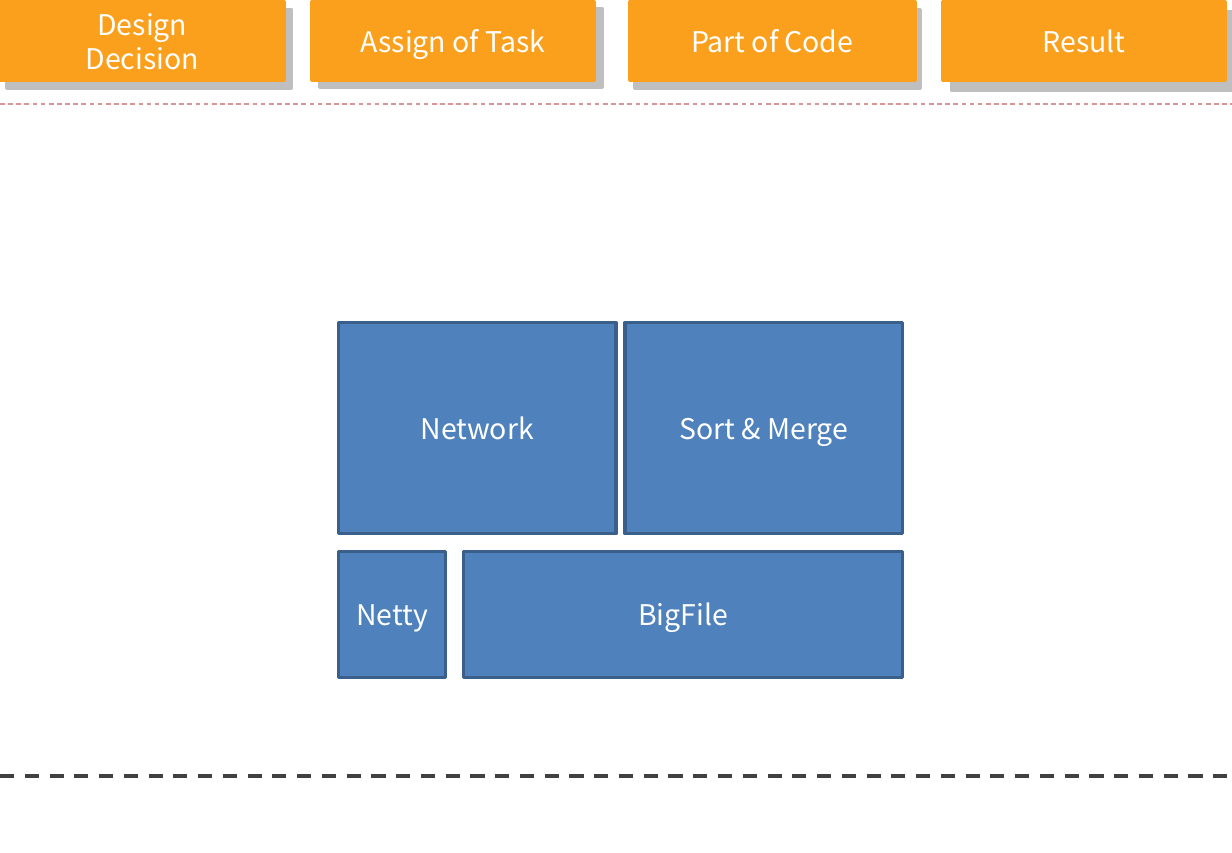
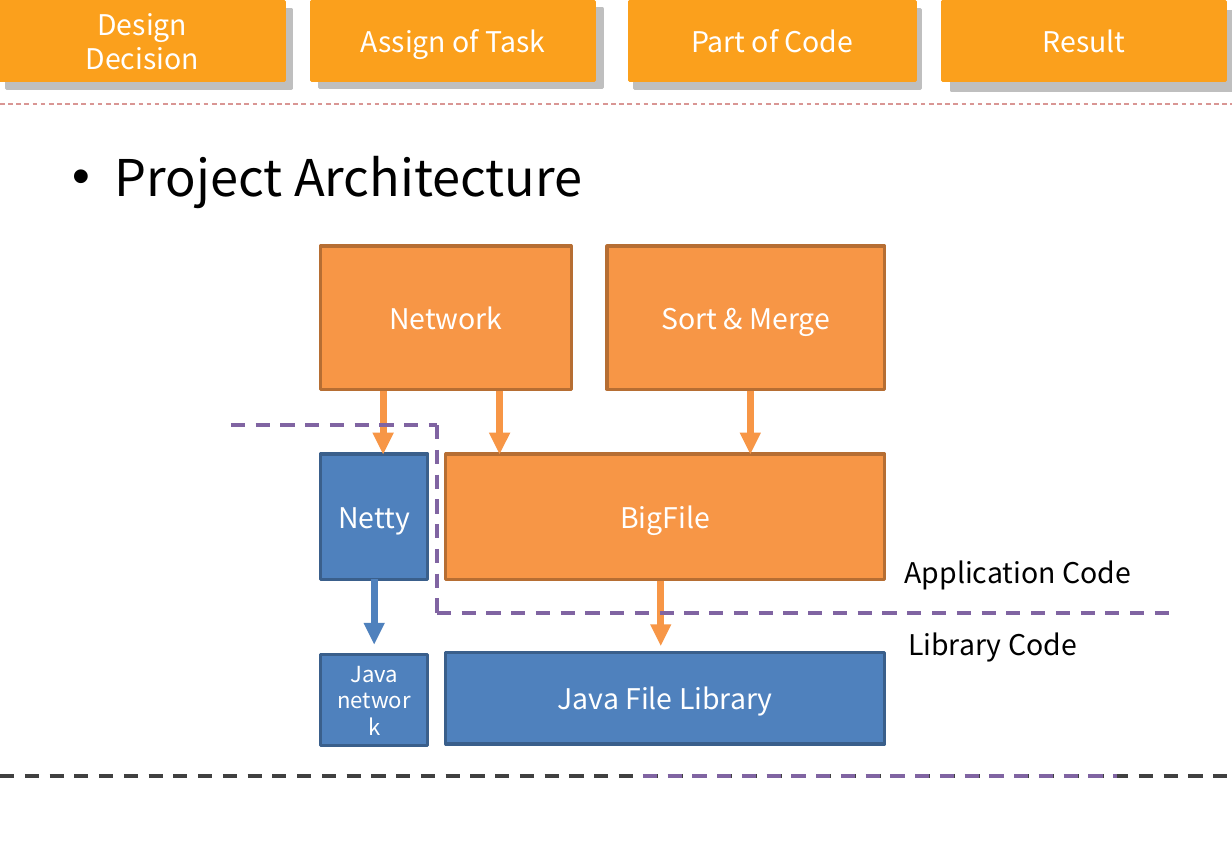
Before and after one commit to clover3/orange, a slide deck: slide 5 of Document/orange_progress.pptx. Drawn at 1232x853 pixels with LibreOffice and Linux fonts; fonts in the diff are those of the drawing; background and template pictures are left out. Boxes give left, top, right and bottom in pixels: in the first picture for what was removed or moved away, otherwise in the second. Text is boxed around its words. In the diff, an @@ line names an element or a change of style, - is before the commit and + after.

Commit message:
PPT

```diff
--- a/Document/orange_progress.pptx
+++ b/Document/orange_progress.pptx
@@ text added at (115, 155, 583, 208), 32 pt, text #000000 @@
+• Project Architecture
@@ fill #4F81BD to #F79646; outline #3A5F8C 2 pt to #B76F34 2 pt in 3 elements at (446, 454, 885, 579), (607, 246, 885, 389), (321, 246, 571, 389) @@
@@ rectangle "Network": place and size @@
-rectangle "Network" at (339, 323, 617, 535)
+rectangle "Network" at (321, 246, 571, 389)
@@ rectangle "Sort & Merge": place and size @@
-rectangle "Sort & Merge" at (626, 323, 903, 535)
+rectangle "Sort & Merge" at (607, 246, 885, 389)
@@ arrow added from (383, 391) to (383, 454), #F79646 4.5 pt @@
@@ arrow added from (499, 391) to (499, 454), #F79646 4.5 pt @@
@@ arrow added from (751, 391) to (751, 454), #F79646 4.5 pt @@
@@ line added from (231, 425) to (437, 425), #8064A2 2.25 pt dashed @@
@@ line added from (437, 425) to (437, 613), #8064A2 2.25 pt dashed @@
@@ rectangle "Netty": place and size @@
-rectangle "Netty" at (339, 552, 446, 677)
+rectangle "Netty" at (321, 454, 428, 579)
@@ rectangle "BigFile": place and size @@
-rectangle "BigFile" at (464, 552, 903, 677)
+rectangle "BigFile" at (446, 454, 885, 579)
@@ text added at (905, 560, 1131, 590), 18 pt, text #000000 @@
+Application Code
@@ arrow added from (374, 580) to (374, 644), #4F81BD 4.5 pt @@
@@ arrow added from (661, 581) to (661, 646), #F79646 4.5 pt @@
@@ line added from (437, 613) to (1169, 613), #8064A2 2.25 pt dashed @@
@@ rectangle added at (321, 654, 428, 746), fill #4F81BD, outline #3A5F8C 2 pt, 14 pt, text #FFFFFF @@
+Java network
@@ rectangle added at (446, 653, 885, 745), fill #4F81BD, outline #3A5F8C 2 pt, 18 pt, text #FFFFFF @@
+Java File Library
@@ text added at (908, 632, 1077, 662), 18 pt, text #000000 @@
+Library Code
@@ line added from (643, 776) to (1118, 776), #8064A2 2.25 pt dashed @@
```
Also in this commit, not shown: 3 other slides changed, 9 slides added, 3 slides removed.
